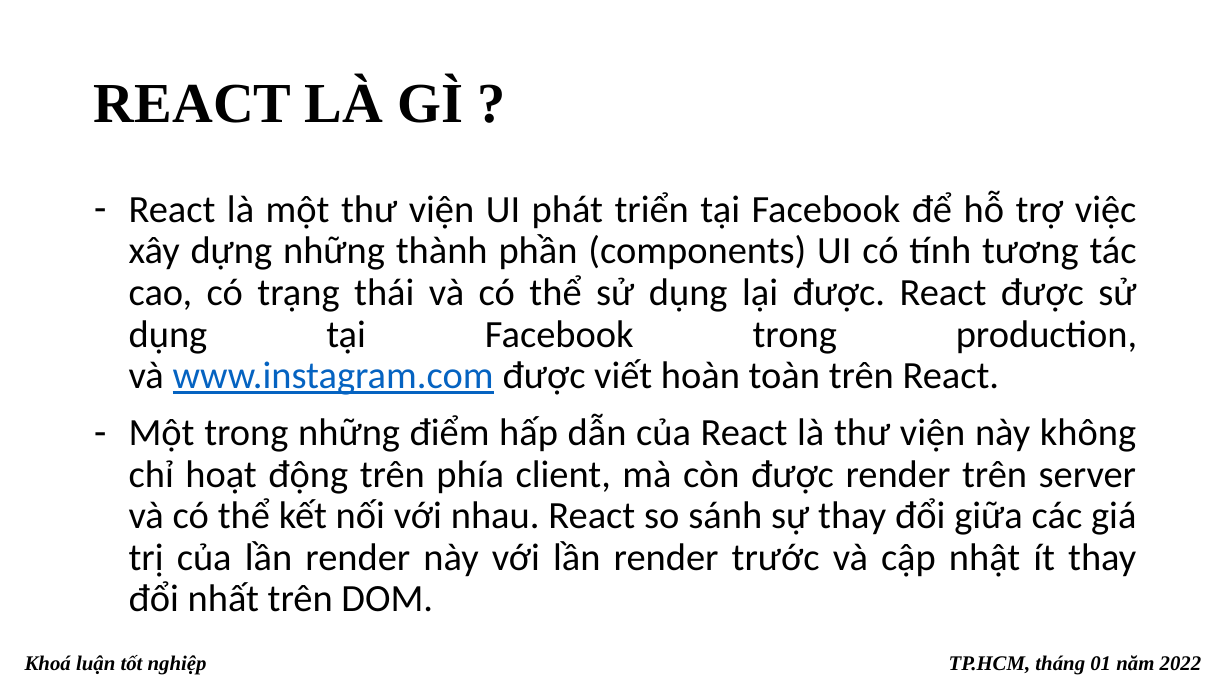
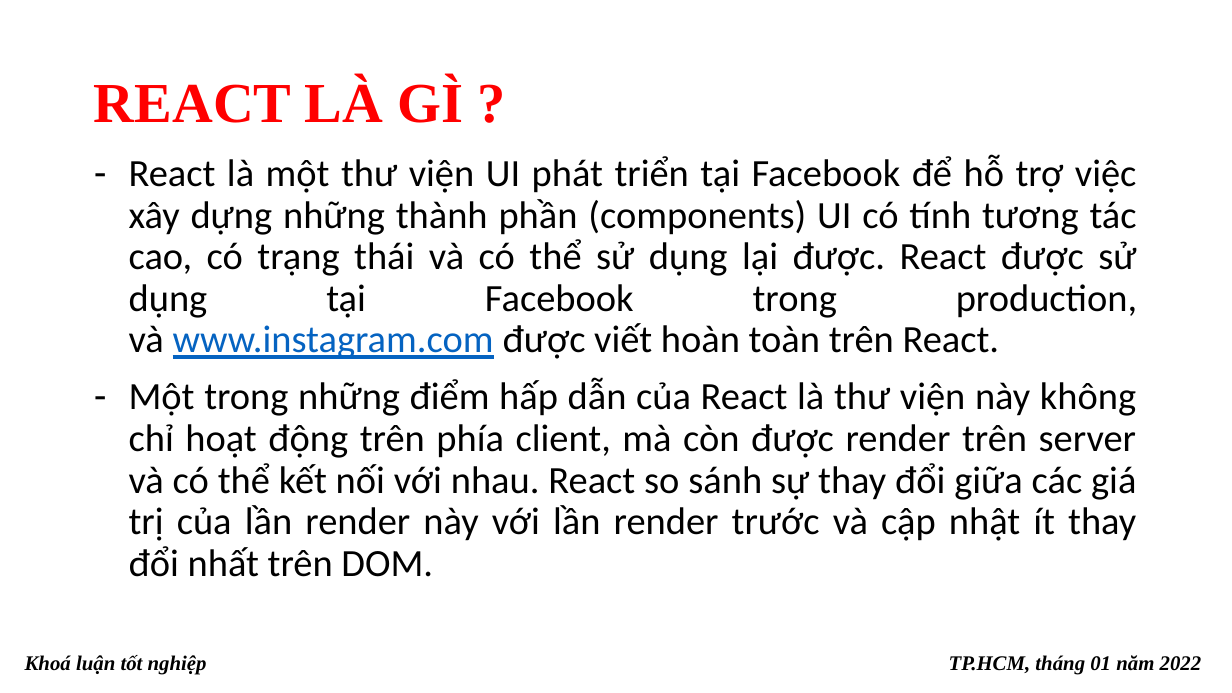
Before and after one commit to khoaluantotnghiep-09dhth-hufi/baocao, a slide deck: slide 8 of ppBaoCao_2.pptx. Drawn at 1232x693 pixels with LibreOffice and Linux fonts; fonts in the diff are those of the drawing. Boxes give left, top, right and bottom in pixels: in the first picture for what was removed or moved away, otherwise in the second. Text is boxed around its words. In the diff, an @@ line names an element or a change of style, - is before the commit and + after.

```diff
--- a/ppBaoCao_2.pptx
+++ b/ppBaoCao_2.pptx
@@ title "REACT LÀ GÌ ?" at (x1=94, y1=78, x2=463, y2=123): text colour #000000 to #FF0000 @@
@@ text "React là một thư viện ..." moved from (x1=129, y1=190, x2=1137, y2=612) to (x1=129, y1=154, x2=1137, y2=577) @@
```
Also in this commit, not shown: 10 other slides changed, 2 other files.
